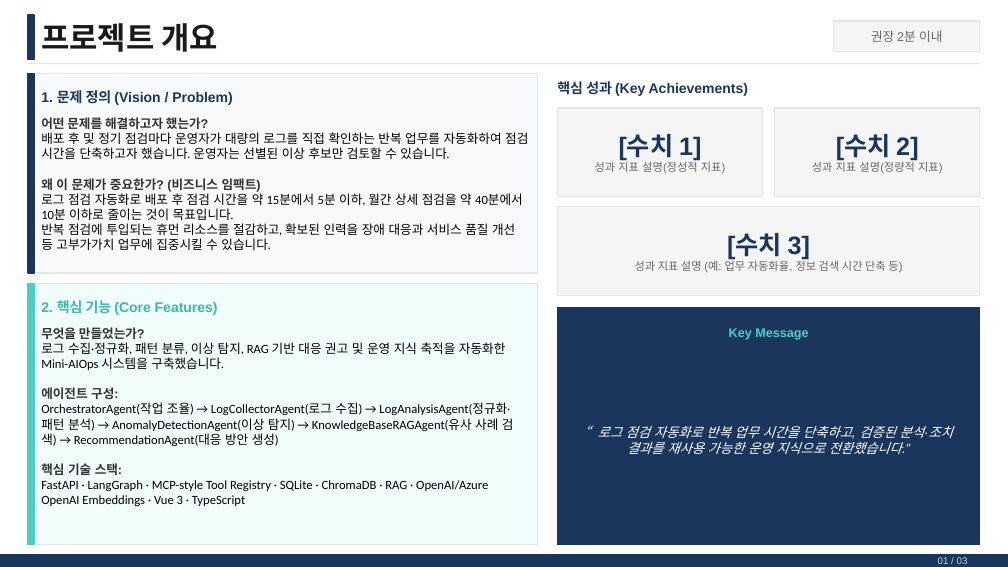
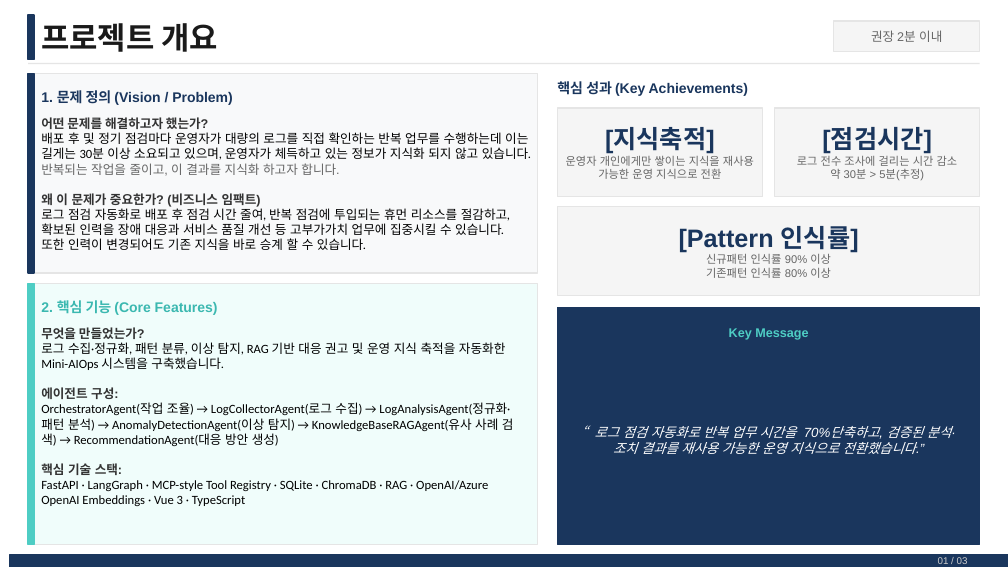
Before and after one commit to asdfsdfas34/log_detect_agents, a slide deck: slide 2 of docs/final docs/AI_Master_Project_최종발표_멘티명_사번.pptx. Drawn at 1008x567 pixels with LibreOffice and Linux fonts; fonts in the diff are those of the drawing. Boxes give left, top, right and bottom in pixels: in the first picture for what was removed or moved away, otherwise in the second. Text is boxed around its words. In the diff, an @@ line names an element or a change of style, - is before the commit and + after.

Commit message:
로그 현황 대시보드 추가
로그 현황 대시보드 추가

```diff
--- a/docs/final docs/AI_Master_Project_최종발표_멘티명_사번.pptx
+++ b/docs/final docs/AI_Master_Project_최종발표_멘티명_사번.pptx
@@ text at (41,132,531,176): text changed @@
-배포 후 및 정기 점검마다 운영자가 대량의 로그를 직접 확인하는 반복 업무를 자동화하여 점검 시간을 단축하고자 했습니다. 운영자는 선별된 이상 후보만 검토할 수 있습니다.
+배포 후 및 정기 점검마다 운영자가 대량의 로그를 직접 확인하는 반복 업무를 수행하는데 이는 길게는 30분 이상 소요되고 있으며, 운영자가 체득하고 있는 정보가 지식화 되지 않고 있습니다.
+반복되는 작업을 줄이고, 이 결과를 지식화 하고자 합니다.
@@ text at (566,128,754,179): text changed @@
-[수치 1]
-성과 지표 설명(정성적 지표)
+[지식축적]
+운영자 개인에게만 쌓이는 지식을 재사용 가능한 운영 지식으로 전환
@@ text at (797,128,958,180): text changed @@
-[수치 2]
-성과 지표 설명(정량적 지표)
+[점검시간]
+로그 전수 조사에 걸리는 시간 감소
+약 30분 > 5분(추정)
@@ text at (41,206,510,250): text changed @@
-로그 점검 자동화로 배포 후 점검 시간을 약 15분에서 5분 이하, 월간 상세 점검을 약 40분에서 10분 이하로 줄이는 것이 목표입니다.
-반복 점검에 투입되는 휴먼 리소스를 절감하고, 확보된 인력을 장애 대응과 서비스 품질 개선 등 고부가가치 업무에 집중시킬 수 있습니다.
+로그 점검 자동화로 배포 후 점검 시간 줄여, 반복 점검에 투입되는 휴먼 리소스를 절감하고, 확보된 인력을 장애 대응과 서비스 품질 개선 등 고부가가치 업무에 집중시킬 수 있습니다. 또한 인력이 변경되어도 기존 지식을 바로 승계 할 수 있습니다.
@@ text at (679,226,859,278): text changed @@
-[수치 3]
-성과 지표 설명 (예: 업무 자동화율, 정보 검색 시간 단축 등)
+[Pattern 인식률]
+신규패턴 인식률 90% 이상
+기존패턴 인식률 80% 이상
@@ text at (595,426,951,454): text changed @@
-“로그 점검 자동화로 반복 업무 시간을 단축하고, 검증된 분석·조치 결과를 재사용 가능한 운영 지식으로 전환했습니다.”
+“로그 점검 자동화로 반복 업무 시간을 70%단축하고, 검증된 분석·조치 결과를 재사용 가능한 운영 지식으로 전환했습니다.”
@@ rectangle: place and size @@
-rectangle at (0,554,1008,566)
+rectangle at (10,554,1008,566)
```
Also in this commit, not shown: 2 other slides changed, 26 other files.
